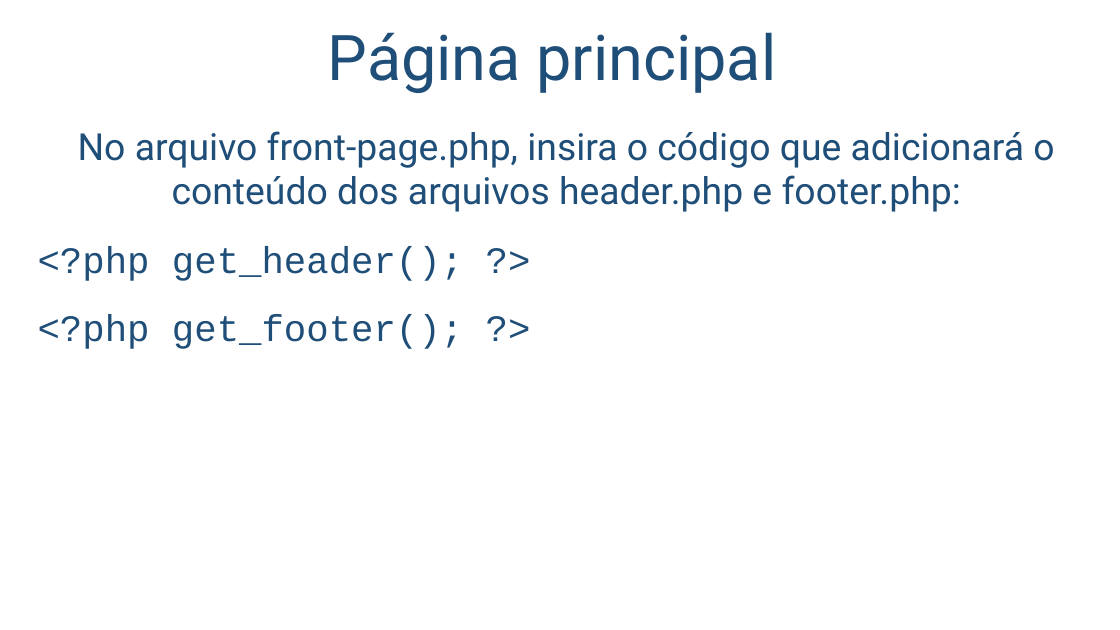
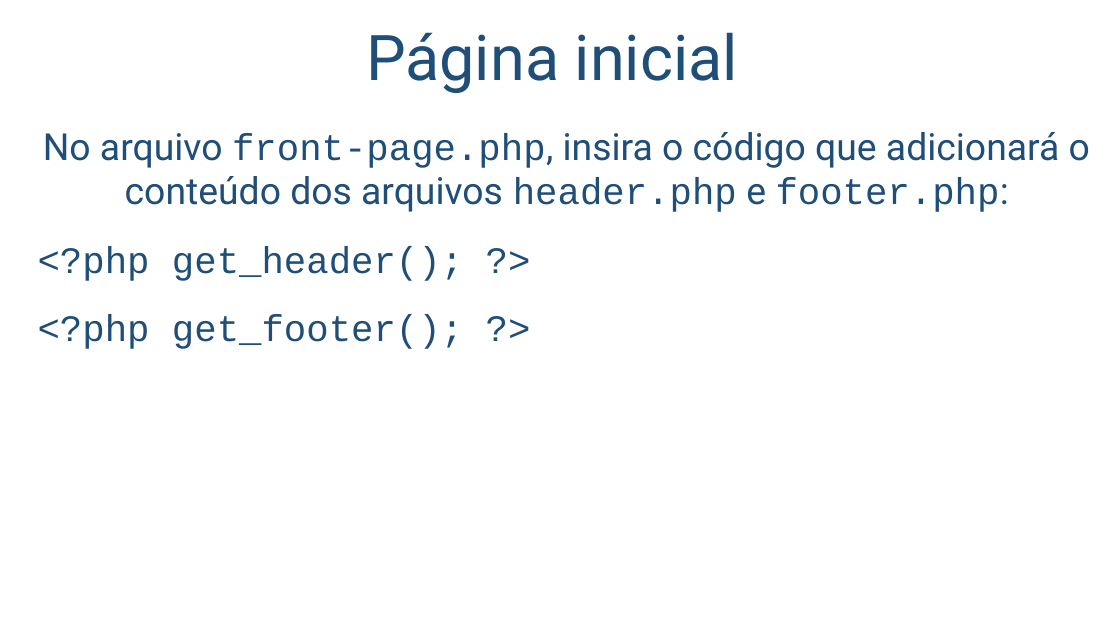
Before and after one commit to salmo-jr/public-slides, a slide deck: slide 9 of wordpress-como-criar-um-novo-tema.pptx (slide 8 before the commit). Drawn at 1120x630 pixels with LibreOffice and Linux fonts; fonts in the diff are those of the drawing; background and template pictures are left out. Boxes give left, top, right and bottom in pixels: in the first picture for what was removed or moved away, otherwise in the second. Text is boxed around its words. In the diff, an @@ line names an element or a change of style, - is before the commit and + after.

```diff
--- a/wordpress-como-criar-um-novo-tema.pptx
+++ b/wordpress-como-criar-um-novo-tema.pptx
@@ title at [366,32,738,93]: text changed @@
-Página principal
+Página inicial
@@ text at [43,132,1090,212]: font Roboto to Courier New in "front-page.php, header.php footer.php:" @@
```
Also in this commit, not shown: 12 other slides changed, 14 slides added.
